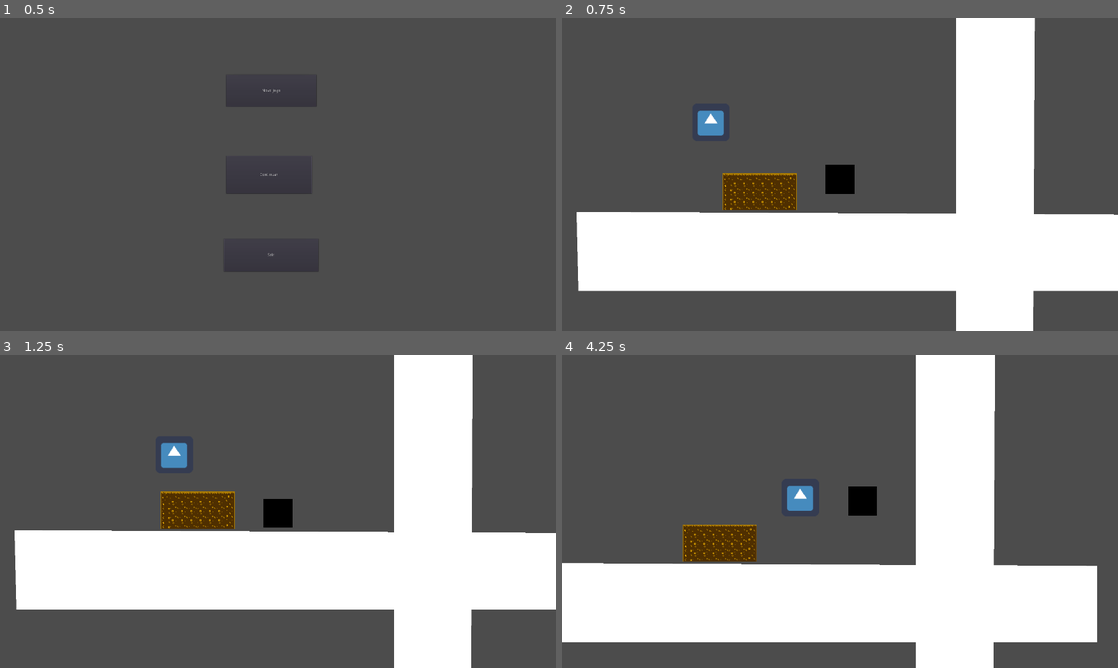
Above: before the commit, frames 1-4 (two rows, left to right).
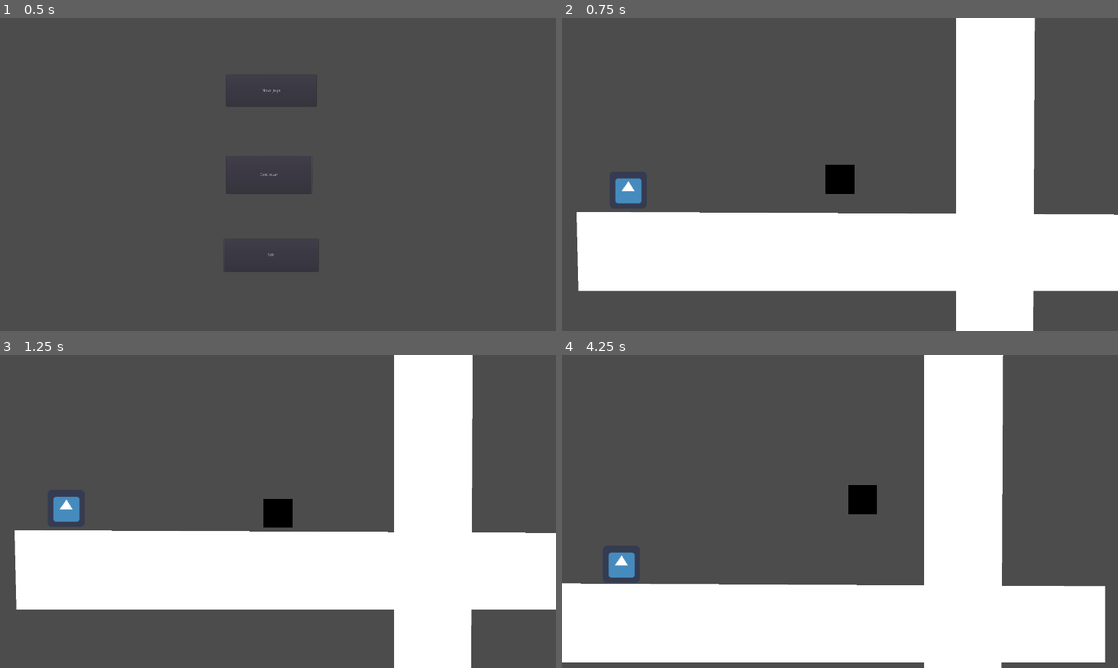
Above: after the commit, the same moments.

Repository: gabs-passarinho-garcia/moonLightJamPWojeto
Game: Godot game, scene res://Scenes/menus/main_menu.tscn
Two runs of this game, one before a commit and one after it. Both use one fixed random seed, a clock stepped at 60 frames per second and the inputs below. The engine's default icon, where the game draws it, is replaced by a stand-in: a white triangle on a blue panel in a dark square.
Inputs:
- Up to frame 1 (0.5 s): no input
- Up to frame 2 (0.75 s): click "Novo Jogo" at 0.5 s
- Up to frame 3 (1.25 s): no input
- Up to frame 4 (4.25 s): hold D (right) 1.28-2.78 s; tap W (jump) at 1.35, 1.52, 1.82, 2.1, 2.27, 2.57, 2.85, 3.6, 3.77, 4.07 s; hold A (left) 2.78-3.53 s; hold D (right) from 3.53 s (still down)

Frame 1 is identical in both runs. In frame 2, 2.3% of the frame differs, in the area x 9-43%, y 29-62%; in frame 3, 2.4%; in frame 4, 15%, in the area x 0-98%, y 0-100%.

Commit message:
codigo do esqueleto pronto

Diff:
--- /dev/null
+++ b/pwojeto/Scenes/actors/enemies/Skeleton.tscn
@@ -0,0 +1,43 @@
+[gd_scene load_steps=6 format=2]
+
+[ext_resource path="res://Scripts/Skeleton.gd" type="Script" id=1]
+[ext_resource path="res://icon.png" type="Texture" id=2]
+
+[sub_resource type="RectangleShape2D" id=1]
+extents = Vector2( 62.4598, 59.4198 )
+
+[sub_resource type="CircleShape2D" id=2]
+radius = 614.125
+
+[sub_resource type="RectangleShape2D" id=3]
+extents = Vector2( 165.677, 71.2842 )
+
+[node name="Skeleton" type="KinematicBody2D"]
+script = ExtResource( 1 )
+
+[node name="CollisionShape2D" type="CollisionShape2D" parent="."]
+shape = SubResource( 1 )
+
+[node name="Sprite" type="Sprite" parent="."]
+scale = Vector2( 2, 2 )
+texture = ExtResource( 2 )
+
+[node name="Range" type="Area2D" parent="."]
+
+[node name="CollisionShape2D" type="CollisionShape2D" parent="Range"]
+shape = SubResource( 2 )
+
+[node name="KnockbackTimer" type="Timer" parent="."]
+wait_time = 0.15
+one_shot = true
+
+[node name="AttackRange" type="Area2D" parent="."]
+
+[node name="CollisionShape2D" type="CollisionShape2D" parent="AttackRange"]
+shape = SubResource( 3 )
+
+[node name="RayCast2D" type="RayCast2D" parent="."]
+[connection signal="body_entered" from="Range" to="." method="_on_Range_body_entered"]
+[connection signal="body_exited" from="Range" to="." method="_on_Range_body_exited"]
+[connection signal="timeout" from="KnockbackTimer" to="." method="_on_KnockbackTimer_timeout"]
+[connection signal="body_entered" from="AttackRange" to="." method="_on_AttackRange_body_entered"]
--- a/pwojeto/Scenes/actors/enemies/Spider.tscn
+++ b/pwojeto/Scenes/actors/enemies/Spider.tscn
@@ -1,13 +1,16 @@
-[gd_scene load_steps=5 format=2]
+[gd_scene load_steps=6 format=2]
 
 [ext_resource path="res://icon.png" type="Texture" id=1]
-[ext_resource path="res://Spider.gd" type="Script" id=2]
+[ext_resource path="res://Scripts/Spider.gd" type="Script" id=2]
 
 [sub_resource type="RectangleShape2D" id=1]
 extents = Vector2( 62.5195, 61.5018 )
 
 [sub_resource type="CircleShape2D" id=2]
 radius = 901.289
+
+[sub_resource type="CircleShape2D" id=3]
+radius = 136.976
 
 [node name="Spider" type="KinematicBody2D"]
 script = ExtResource( 2 )
@@ -19,9 +22,9 @@
 scale = Vector2( 2, 2 )
 texture = ExtResource( 1 )
 
-[node name="Area2D" type="Area2D" parent="."]
+[node name="Range" type="Area2D" parent="."]
 
-[node name="CollisionShape2D" type="CollisionShape2D" parent="Area2D"]
+[node name="CollisionShape2D" type="CollisionShape2D" parent="Range"]
 position = Vector2( 0.647079, 1.61767 )
 shape = SubResource( 2 )
 
@@ -42,6 +45,12 @@
 [node name="KnockbackTimer" type="Timer" parent="."]
 wait_time = 0.15
 one_shot = true
-[connection signal="body_entered" from="Area2D" to="." method="_on_Area2D_body_entered"]
-[connection signal="body_exited" from="Area2D" to="." method="_on_Area2D_body_exited"]
+
+[node name="JumpRange" type="Area2D" parent="."]
+
+[node name="CollisionShape2D" type="CollisionShape2D" parent="JumpRange"]
+shape = SubResource( 3 )
+[connection signal="body_entered" from="Range" to="." method="_on_Range_body_entered"]
+[connection signal="body_exited" from="Range" to="." method="_on_Range_body_exited"]
 [connection signal="timeout" from="KnockbackTimer" to="." method="_on_KnockbackTimer_timeout"]
+[connection signal="body_entered" from="JumpRange" to="." method="_on_JumpRange_body_entered"]
--- a/pwojeto/Scenes/test.tscn
+++ b/pwojeto/Scenes/test.tscn
@@ -1,7 +1,7 @@
 [gd_scene load_steps=5 format=2]
 
 [ext_resource path="res://Scenes/actors/player/Character.tscn" type="PackedScene" id=1]
-[ext_resource path="res://Scenes/actors/enemies/Bat.tscn" type="PackedScene" id=2]
+[ext_resource path="res://Scenes/actors/enemies/Skeleton.tscn" type="PackedScene" id=2]
 [ext_resource path="res://Scenes/Tilemap/tileset1.tres" type="TileSet" id=3]
 
 [sub_resource type="RectangleShape2D" id=1]
@@ -34,11 +34,10 @@
 [node name="Character" parent="." instance=ExtResource( 1 )]
 position = Vector2( 917.5, 348.13 )
 
-[node name="Bat" parent="." instance=ExtResource( 2 )]
-position = Vector2( 434.948, 160.965 )
-
 [node name="TileMap" type="TileMap" parent="."]
 tile_set = ExtResource( 3 )
 cell_size = Vector2( 32, 32 )
 format = 1
-tile_data = PoolIntArray( 720912, 0, 0, 720913, 1, 0, 720914, 1, 0, 720915, 1, 0, 720916, 1, 0, 720917, 1, 0, 720918, 1, 0, 720919, 2, 0, 786448, 3, 0, 786449, 4, 0, 786450, 4, 0, 786451, 4, 0, 786452, 4, 0, 786453, 4, 0, 786454, 4, 0, 786455, 5, 0, 851984, 3, 0, 851985, 4, 0, 851986, 4, 0, 851987, 4, 0, 851988, 4, 0, 851989, 4, 0, 851990, 4, 0, 851991, 5, 0, 917520, 3, 0, 917521, 4, 0, 917522, 4, 0, 917523, 4, 0, 917524, 4, 0, 917525, 4, 0, 917526, 4, 0, 917527, 5, 0 )
+
+[node name="Skeleton" parent="." instance=ExtResource( 2 )]
+position = Vector2( 185.944, 409.836 )
--- a/pwojeto/Scripts/Morcego.gd
+++ b/pwojeto/Scripts/Morcego.gd
@@ -4,8 +4,9 @@
 var SPEED=200
 var DAMAGE=25
 var knockback_speed=1000
+var following=false
 func _physics_process(delta):
-	if alvo!=null and $KnockbackTimer.is_stopped():
+	if alvo!=null and following and $KnockbackTimer.is_stopped():
 		velocity=alvo.global_position-global_position
 		velocity=velocity.normalized()*SPEED
 	elif $KnockbackTimer.is_stopped():
@@ -18,6 +19,8 @@
 		$AnimatedSprite.flip_h=false
 	elif velocity.x>0 and $AnimatedSprite.flip_h==false:
 		$AnimatedSprite.flip_h=true
+	if alvo!=null and not following:
+
 
 func _on_Area2D_body_entered(body):
 	if body.is_in_group("character"):
--- /dev/null
+++ b/pwojeto/Scripts/Skeleton.gd
@@ -0,0 +1,86 @@
+extends KinematicBody2D
+
+
+
+var alvo=null
+var velocity=Vector2(0,0)
+var CLIMBSPEED=200
+var SPEED=200
+var GRAVITY=100
+var is_jumping=false
+var JUMP_ANGLE=PI/6
+var JUMP_SPEED=1000
+var KNOCKBACK_ANGLE=PI/4
+var KNOCKBACK_SPEED=1000
+var DAMAGE=30
+var following=false
+var not_jumped=true
+func _ready():
+	pass
+
+
+func _physics_process(delta):
+	if alvo!=null and following:
+		if not is_jumping:
+
+			if(global_position<alvo.global_position):
+				velocity.x=SPEED
+			elif global_position>alvo.global_position:
+				velocity.x=-SPEED
+			else:
+				velocity.x=0
+
+			if not is_on_floor():
+				velocity.y+=GRAVITY
+
+
+		else:
+			velocity.y+=GRAVITY
+		velocity=move_and_slide(velocity,Vector2(0,-1))
+		for i in get_slide_count():
+			var collision=get_slide_collision(i)
+			if collision and collision.collider.is_in_group("character"):
+				collision.collider.damage(DAMAGE)
+				knockback()
+	elif alvo!=null:
+		follow_checker()
+
+
+func _on_Range_body_entered(body):
+	if body.is_in_group("character"):
+		alvo=body
+		follow_checker()
+
+func follow_checker():
+	$RayCast2D.set_cast_to(alvo.global_position-global_position)
+	$RayCast2D.force_raycast_update()
+	if $RayCast2D.get_collider()==alvo:
+		following=true
+
+func _on_Range_body_exited(body):
+	if body.is_in_group("character"):
+		alvo=null
+		following=false
+		not_jumped=true
+
+func knockback():
+	$KnockbackTimer.start()
+	is_jumping=true
+	if velocity.x>0:
+		velocity=Vector2(0,-1).rotated(KNOCKBACK_ANGLE)*KNOCKBACK_SPEED
+	else:
+		velocity=Vector2(0,-1).rotated(-KNOCKBACK_ANGLE)*KNOCKBACK_SPEED
+
+
+func _on_KnockbackTimer_timeout():
+	is_jumping=false
+
+func hit():
+	queue_free()
+
+
+func _on_AttackRange_body_entered(body):
+	attack()
+
+func attack():
+	pass
--- a/pwojeto/Spider.gd
+++ b/pwojeto/Scripts/Spider.gd
@@ -10,12 +10,14 @@
 var KNOCKBACK_ANGLE=PI/4
 var KNOCKBACK_SPEED=1000
 var DAMAGE=30
+var following=false
+var not_jumped=true
 func _ready():
 	pass
 
 
 func _physics_process(delta):
-	if alvo!=null:
+	if alvo!=null and following:
 		if not is_jumping:
 
 			if(global_position<alvo.global_position):
@@ -41,20 +43,26 @@
 			if collision and collision.collider.is_in_group("character"):
 				collision.collider.damage(DAMAGE)
 				knockback()
+	elif alvo!=null:
+		follow_checker()
 
 
+func _on_Range_body_entered(body):
+	if body.is_in_group("character"):
+		alvo=body
+		follow_checker()
 
-func _on_Area2D_body_entered(body):
-	if body.is_in_group("character"):
-		$RayCast2D.set_cast_to(body.global_position-global_position)
-		$RayCast2D.force_raycast_update()
-		if $RayCast2D.get_collider()==body:
-			alvo=body
+func follow_checker():
+	$RayCast2D.set_cast_to(alvo.global_position-global_position)
+	$RayCast2D.force_raycast_update()
+	if $RayCast2D.get_collider()==alvo:
+		following=true
 
-
-func _on_Area2D_body_exited(body):
+func _on_Range_body_exited(body):
 	if body.is_in_group("character"):
 		alvo=null
+		following=false
+		not_jumped=true
 func jump():
 
 	$JumpTimer.start()
@@ -77,3 +85,9 @@
 
 func hit():
 	queue_free()
+
+
+func _on_JumpRange_body_entered(body):
+	if body.is_in_group("character") and not_jumped:
+		jump()
+		not_jumped=false
